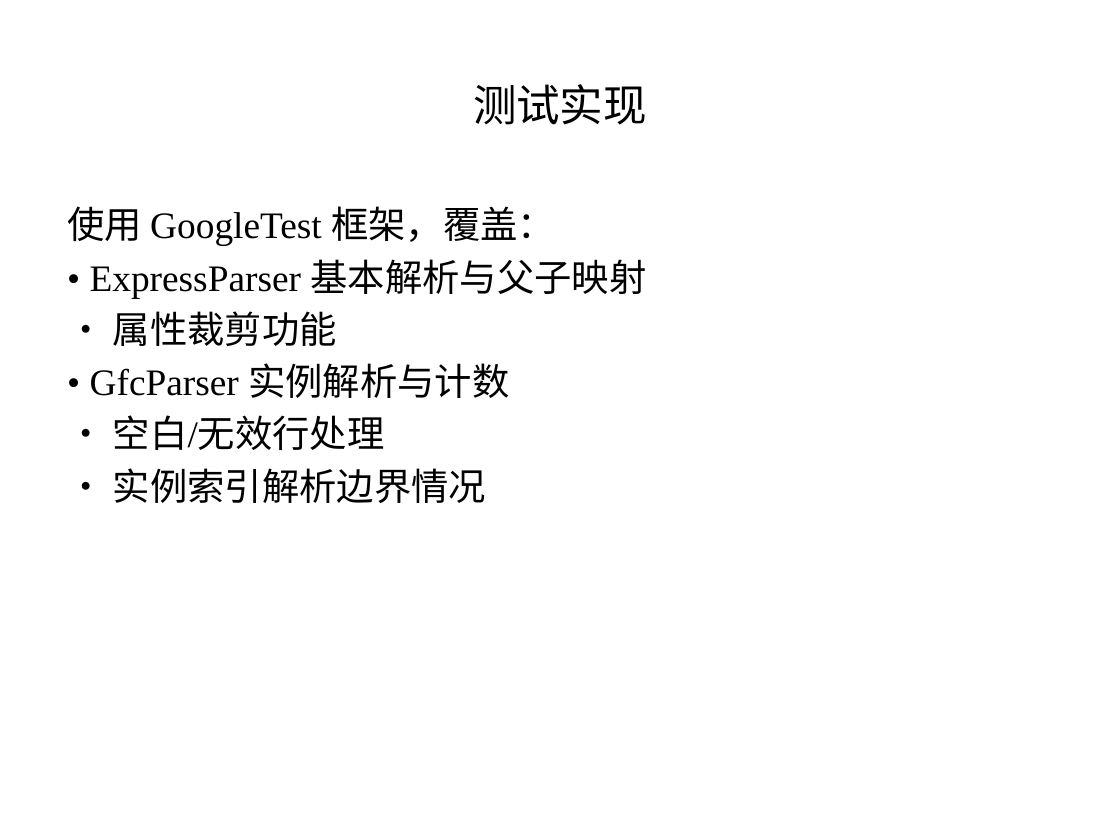
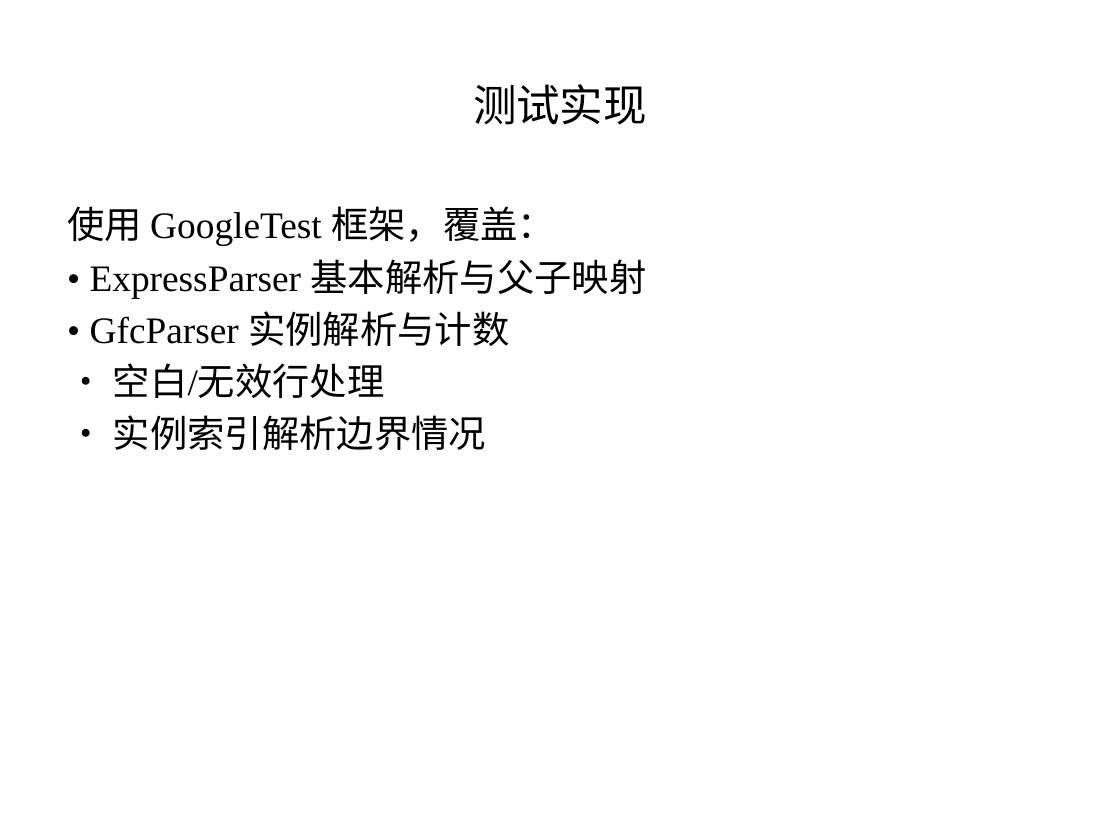
Before and after one commit to azadkong/TOT2025, a slide deck: slide 13 of TOT2025_presentation.pptx. Drawn at 1120x840 pixels with LibreOffice and Linux fonts; fonts in the diff are those of the drawing. Boxes give left, top, right and bottom in pixels: in the first picture for what was removed or moved away, otherwise in the second. Text is boxed around its words. In the diff, an @@ line names an element or a change of style, - is before the commit and + after.

```diff
--- a/TOT2025_presentation.pptx
+++ b/TOT2025_presentation.pptx
@@ text at (113,311,337,346): paragraph removed @@
-• 属性裁剪功能
```
Also in this commit, not shown: 4 other slides changed.
